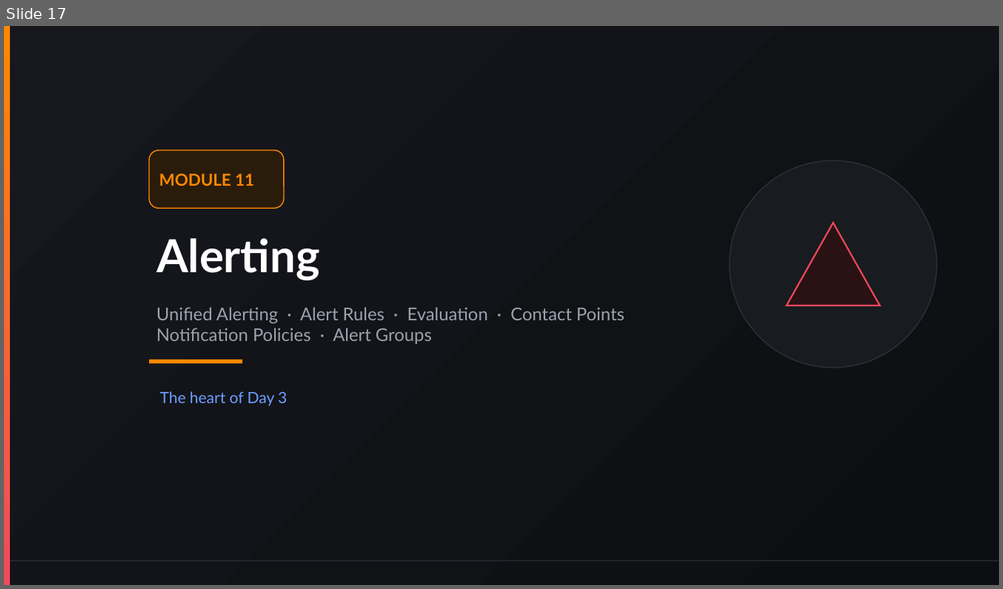
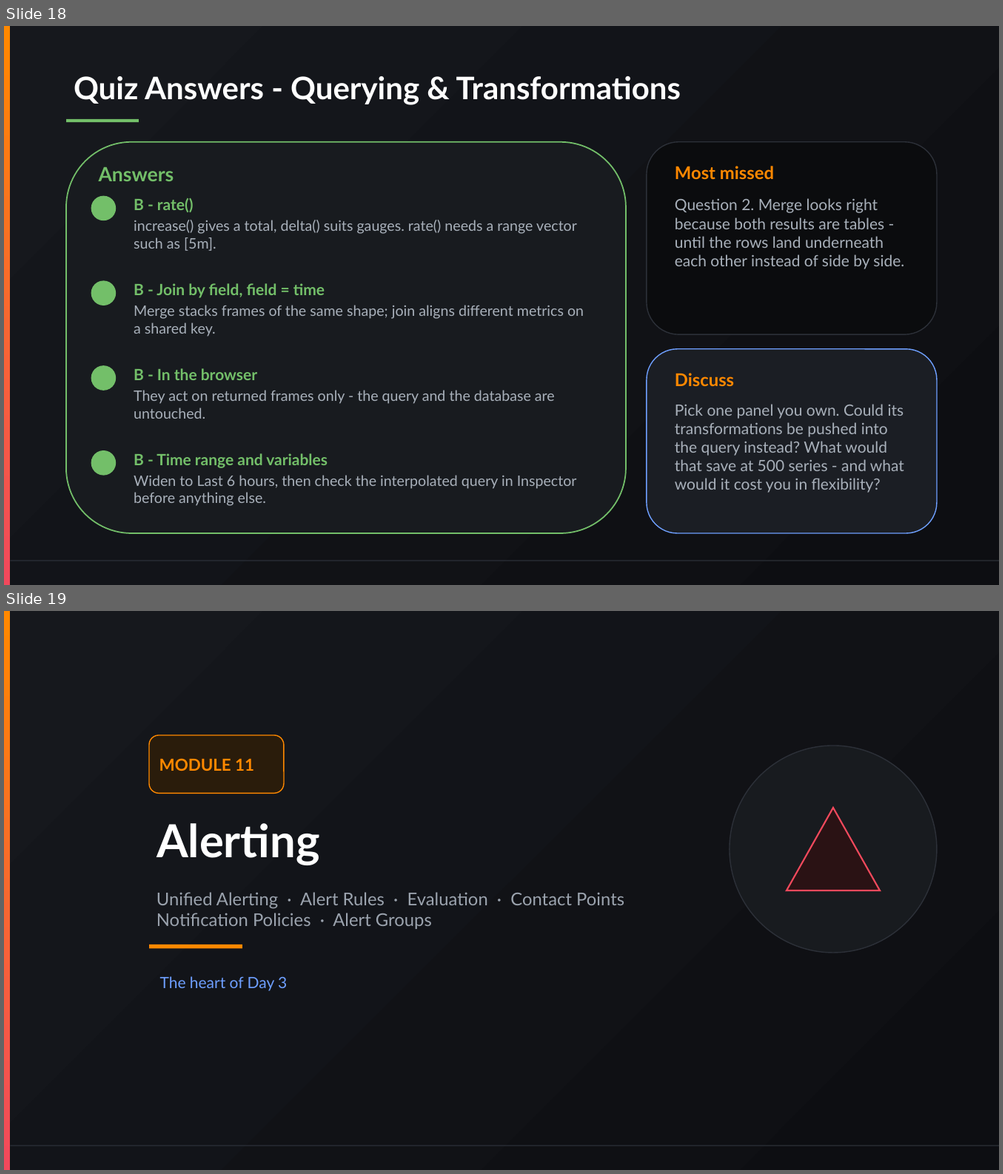
Before and after one commit to vikash-verma-profile/garfana-August-2026, a slide deck: Day-3/Day-3.pptx. Shown one above the other, each under a label of ours: slide 17 before the commit, slides 18 and 19 after it. The pictures are 1003x589 and 1003x1174 pixels, drawn with LibreOffice and Linux fonts; fonts in the diff are those of the drawing. Boxes give left, top, right and bottom in pixels: in the first picture for what was removed or moved away, otherwise in the second. Text is boxed around its words. In the diff, an @@ line names an element or a change of style, - is before the commit and + after.

```diff
--- a/Day-3/Day-3.pptx
+++ b/Day-3/Day-3.pptx
@@ slide 18 added at [4,26,999,585], background gradient #16181D to #0D0E12; not listed: 2 template elements that a slide beside it also shows @@
@@ title added at [74,76,680,105], 30 pt, text #FFFFFF, bold @@
+Quiz Answers - Querying & Transformations
@@ rectangle added at [66,119,138,122], fill #73BF69 @@
@@ rounded rectangle added at [66,142,626,534], fill #181B1F, outline #73BF69 1.25 pt @@
@@ rounded rectangle added at [646,142,936,335], fill #0B0C0E, outline #2C3038 1 pt @@
@@ text added at [99,167,174,181], 19 pt, text #73BF69, bold @@
+Answers
@@ text added at [674,166,774,180], 17 pt, text #FF8800, bold @@
+Most missed
@@ ellipse added at [91,196,116,221], fill #73BF69, 14 pt, text #111217, bold @@
+1
@@ text added at [134,198,577,251], 14 pt, text #A8B0BA @@
+B - rate()
+increase() gives a total, delta() suits gauges. rate() needs a range vector such as [5m].
@@ text added at [674,198,904,269], 15 pt, text #A8B0BA @@
+Question 2. Merge looks right because both results are tables - until the rows land underneath each other instead of side by side.
@@ ellipse added at [91,281,116,306], fill #73BF69, 14 pt, text #111217, bold @@
+2
@@ text added at [134,284,583,337], 14 pt, text #A8B0BA @@
+B - Join by field, field = time
+Merge stacks frames of the same shape; join aligns different metrics on a shared key.
@@ rounded rectangle added at [646,349,936,534], fill #1B1E24, outline #6E9FFF 1 pt @@
@@ ellipse added at [91,366,116,391], fill #73BF69, 14 pt, text #111217, bold @@
+3
@@ text added at [134,369,555,404], 14 pt, text #A8B0BA @@
+B - In the browser
+They act on returned frames only - the query and the database are untouched.
@@ text added at [674,373,734,386], 17 pt, text #FF8800, bold @@
+Discuss
@@ text added at [674,404,904,493], 15 pt, text #A8B0BA @@
+Pick one panel you own. Could its transformations be pushed into the query instead? What would that save at 500 series - and what would it cost you in flexibility?
@@ ellipse added at [91,451,116,475], fill #73BF69, 14 pt, text #111217, bold @@
+4
@@ text added at [134,454,577,506], 14 pt, text #A8B0BA @@
+B - Time range and variables
+Widen to Last 6 hours, then check the interpolated query in Inspector before anything else.
@@ what was slide 17 is now slide 19 @@
```
Also in this commit, not shown: 5 other slides added, 24 other files.
